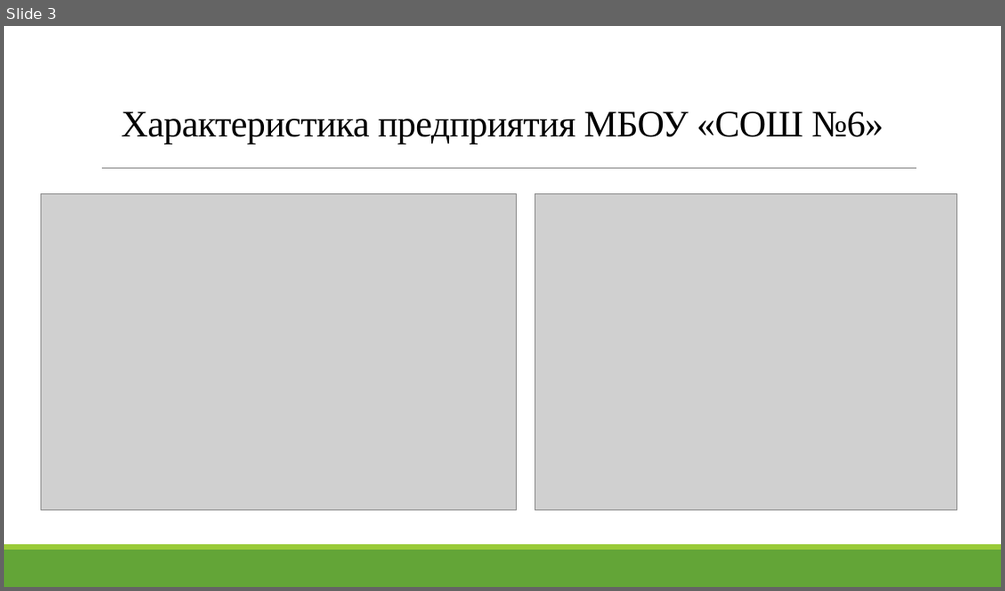
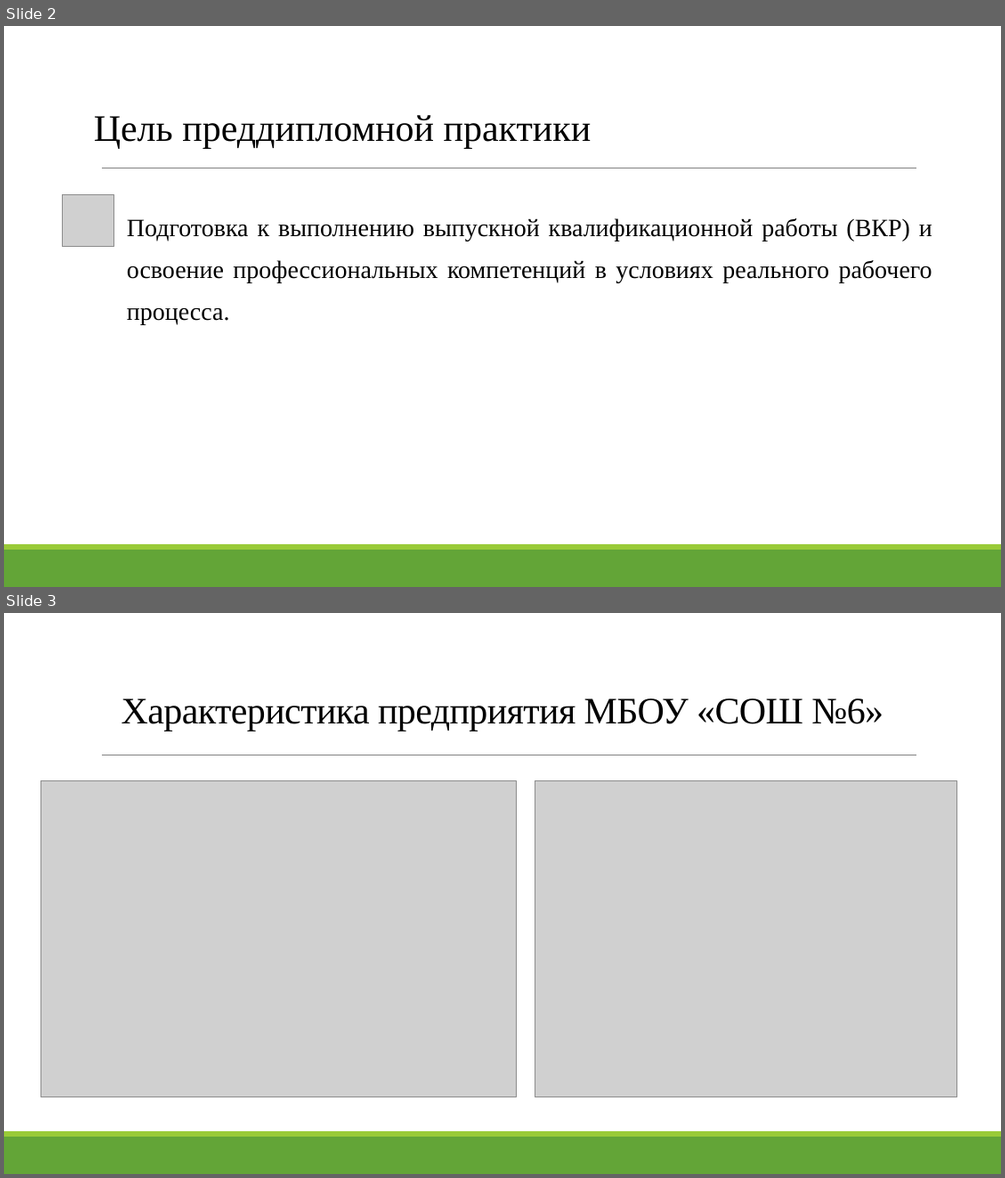
Before and after one commit to lizamlzw/yupk, a slide deck: практика Макарова.pptx. Shown one above the other, each under a label of ours: slide 3 before the commit, slides 2 and 3 after it. The pictures are 1005x591 and 1005x1178 pixels, drawn with LibreOffice and Linux fonts; fonts in the diff are those of the drawing; grey boxes stand for pictures. Boxes give left, top, right and bottom in pixels: in the first picture for what was removed or moved away, otherwise in the second. Text is boxed around its words. In the diff, an @@ line names an element or a change of style, - is before the commit and + after.

```diff
--- a/практика Макарова.pptx
+++ b/практика Макарова.pptx
@@ slide 2 added at [4,26,1001,587], background #FFFFFF; not listed: 3 template elements that a slide beside it also shows @@
@@ title added at [94,115,591,148], 36 pt, text #000000 @@
+Цель преддипломной практики
@@ picture added at [63,195,114,247] @@
@@ text added at [127,218,932,324], 24 pt, text #000000 @@
+Подготовка к выполнению выпускной квалификационной работы (ВКР) и освоение профессиональных компетенций в условиях реального рабочего процесса.
```
Also in this commit, not shown: 1 slide changed, 7 other slides added, 12 slides removed, 1 other file.
